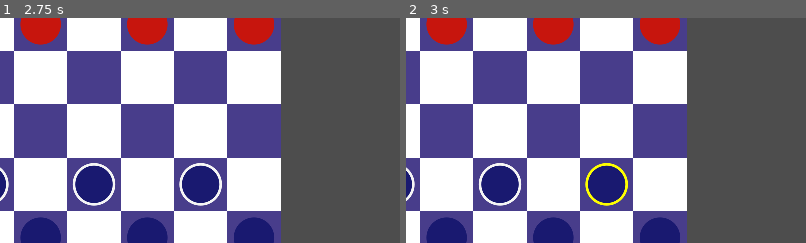
Above: before the commit, frames 1-2 (left to right).
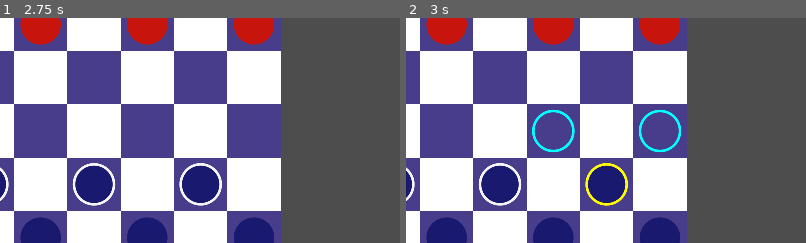
Above: after the commit, the same moments.

Repository: mattsullentrup/godot-checkers
Game: Godot game, scene res://rewrite/level/level.tscn
Same seed, same stepped clock (60 frames per second), same inputs: the game is played once before the commit and once after it.
Inputs (mouse positions are % of the whole screen's width and height, from its top left):
- Up to frame 1 (2.75 s): tap Enter at 0.5, 2 s; move the mouse to (72, 45) at 0.52 s; press the mouse at (72, 45) at 0.53 s; tap Space at 1.25 s; move the mouse to (30, 55) at 1.27 s; release the mouse at (30, 55) at 1.28 s; right-click (30, 55) at 1.35 s; click (30, 55) at 1.42 s; move the mouse to (60, 28) at 2.02 s; press the mouse at (60, 28) at 2.03 s
- Up to frame 2 (3 s): tap Space at 2.75 s; move the mouse to (45, 70) at 2.77 s; release the mouse at (45, 70) at 2.78 s; right-click (45, 70) at 2.85 s; click (45, 70) at 2.92 s
The pictures show only the part of the screen within x 18-68%, y 28-78%; the shares and areas given below are measured in that part.

Frame 1 is identical in both runs. In frame 2, 0.8% of the frame differs, in the area x 31-69%, y 40-60%.

Commit message:
Draw available moves

Diff:
--- a/9_10_24_checkers/rewrite/units/unit/unit.gd
+++ b/9_10_24_checkers/rewrite/units/unit/unit.gd
@@ -8,5 +8,6 @@
 var team: Globals.Team
 var cell: Vector2i
 var directions: Array[Globals.Direction]
+var available_moves: Array[Globals.Direction]
 var color: Color
 var can_move := false
--- a/9_10_24_checkers/rewrite/units/unit/unit_visuals.gd
+++ b/9_10_24_checkers/rewrite/units/unit/unit_visuals.gd
@@ -16,6 +16,11 @@
 
 	if _parent.get_parent().selected_unit == _parent:
 		draw_circle(OFFSET, RADIUS, Color.YELLOW, false, WIDTH, true)
+		for move in _parent.available_moves:
+			draw_circle(
+					Globals.movement_vectors.get(move) * Globals.CELL_SIZE + OFFSET,
+					RADIUS, Color.AQUA, false, WIDTH, true
+			)
 	elif _parent.can_move:
 		draw_circle(OFFSET, RADIUS, Color.WHITE_SMOKE, false, WIDTH, true)
 
--- a/9_10_24_checkers/rewrite/units/unit_group.gd
+++ b/9_10_24_checkers/rewrite/units/unit_group.gd
@@ -68,25 +68,27 @@
 
 func _get_moveable_units() -> void:
 	for unit: Unit in units:
+		unit.available_moves.clear()
 		if _can_unit_move(unit, unit.directions):
 			moveable_units.append(unit)
 			unit.can_move = true
 
 
 func _can_unit_move(unit: Unit, directions: Array[Globals.Direction]) -> bool:
-	var can_move_either_direction: Array[bool]
+	#var can_move_either_direction: Array[bool]
 	for direction in directions:
 		var target_cell = unit.cell + Globals.movement_vectors.get(direction)
 		if (
 				get_parent().all_units.any(func(x: Unit) -> bool: return x.cell == target_cell)
 				or not _validate_tile(target_cell)
 		):
-			can_move_either_direction.append(false)
+			#can_move_either_direction.append(false)
 			continue
 
-		can_move_either_direction.append(true)
+		#can_move_either_direction.append(true)
+		unit.available_moves.append(direction)
 
-	return true in can_move_either_direction
+	return unit.available_moves.size() > 0
 
 
 func _validate_tile(tile_pos) -> bool:
